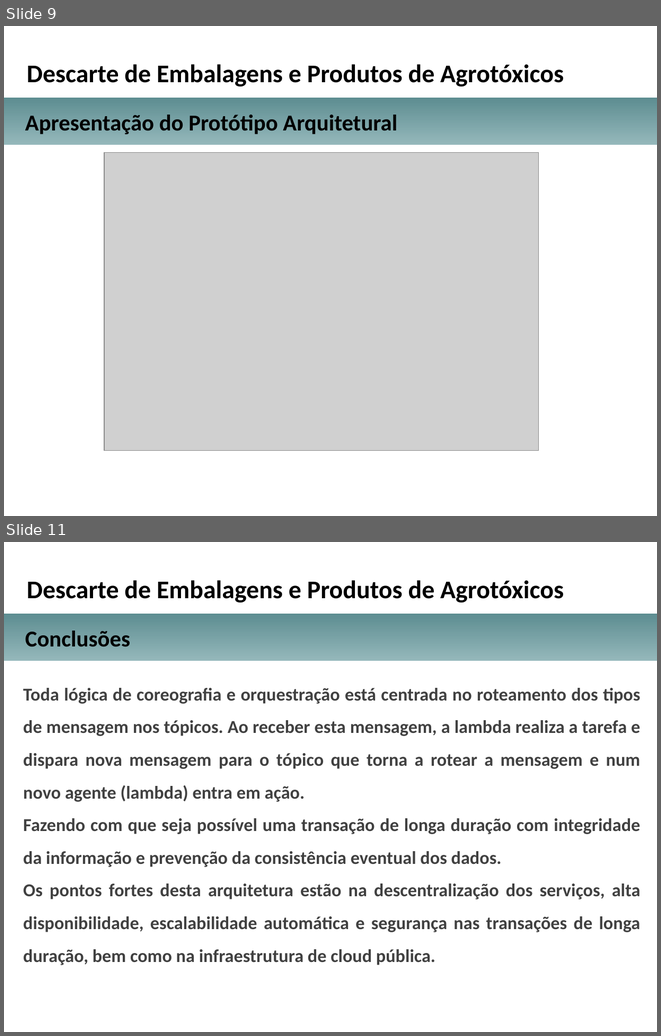
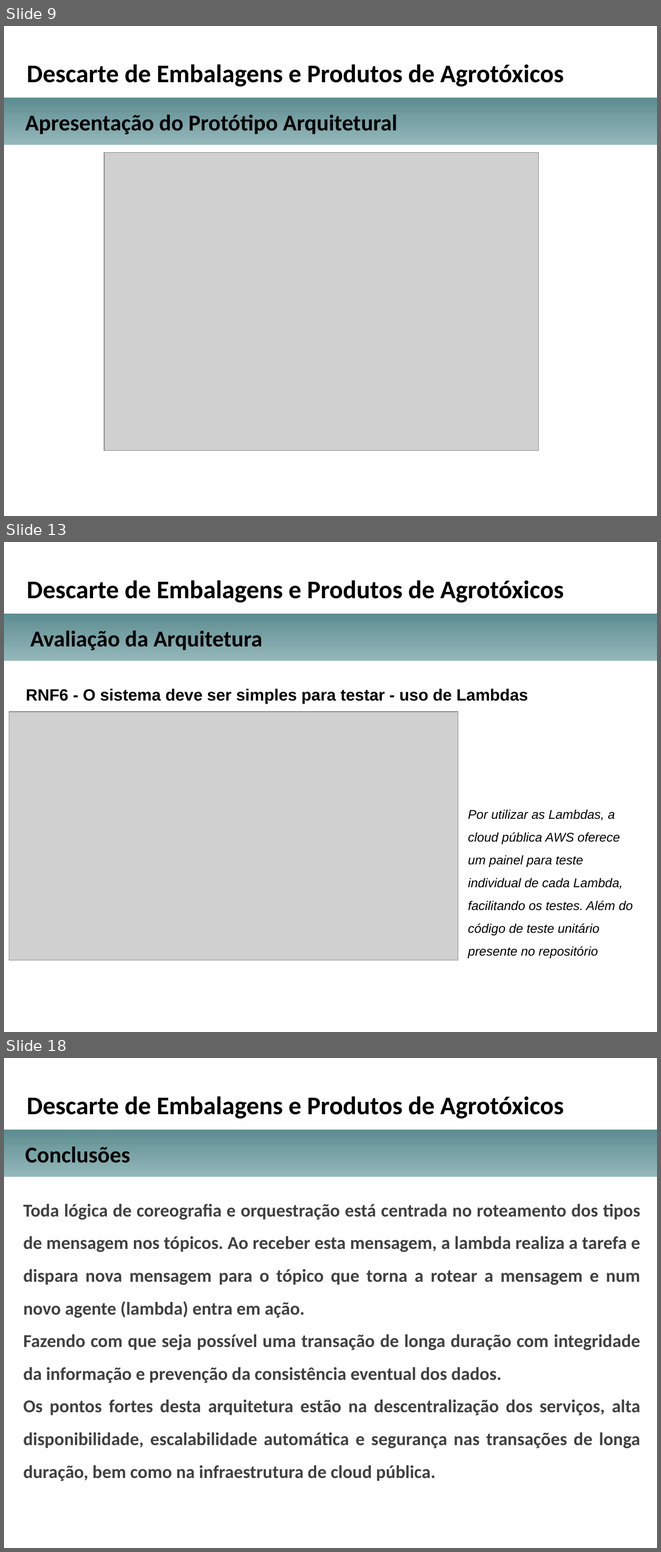
Before and after one commit to michellerodrigues/AgendamentoLambda, a slide deck: docs_tcc/apresentacao_projeto_arquitetural_TCC.pptx. Shown one above the other, each under a label of ours: slides 9 and 11 before the commit, slides 9, 13 and 18 after it; the slides between them are not shown. The pictures are 661x1036 and 661x1552 pixels, drawn with LibreOffice and Linux fonts; fonts in the diff are those of the drawing; grey boxes stand for pictures; background and template pictures are left out. Boxes give left, top, right and bottom in pixels: in the first picture for what was removed or moved away, otherwise in the second. Text is boxed around its words. In the diff, an @@ line names an element or a change of style, - is before the commit and + after.

```diff
--- a/docs_tcc/apresentacao_projeto_arquitetural_TCC.pptx
+++ b/docs_tcc/apresentacao_projeto_arquitetural_TCC.pptx
@@ slide 13 added at (4,542,657,1032), background picture (left out) @@
@@ text added at (27,580,564,602), 28 pt, text #000000, bold @@
+Descarte de Embalagens e Produtos de Agrotóxicos
@@ rectangle added at (4,614,657,661), fill gradient #95B8BB to #5D8D91 @@
@@ text added at (30,631,262,650), 25 pt, text #000000, bold @@
+Avaliação da Arquitetura
@@ text added at (26,688,528,704), 18 pt, text #000000, bold @@
+RNF6 - O sistema deve ser simples para testar - uso de Lambdas
@@ picture added at (9,712,458,960) @@
@@ text added at (468,809,633,958), 14 pt, text #000000, italic @@
+Por utilizar as Lambdas, a cloud pública AWS oferece um painel para teste individual de cada Lambda, facilitando os testes. Além do código de teste unitário presente no repositório
@@ what was slide 11 is now slide 18 @@
```
Also in this commit, not shown: 3 slides changed, 6 other slides added, 2 other files.
